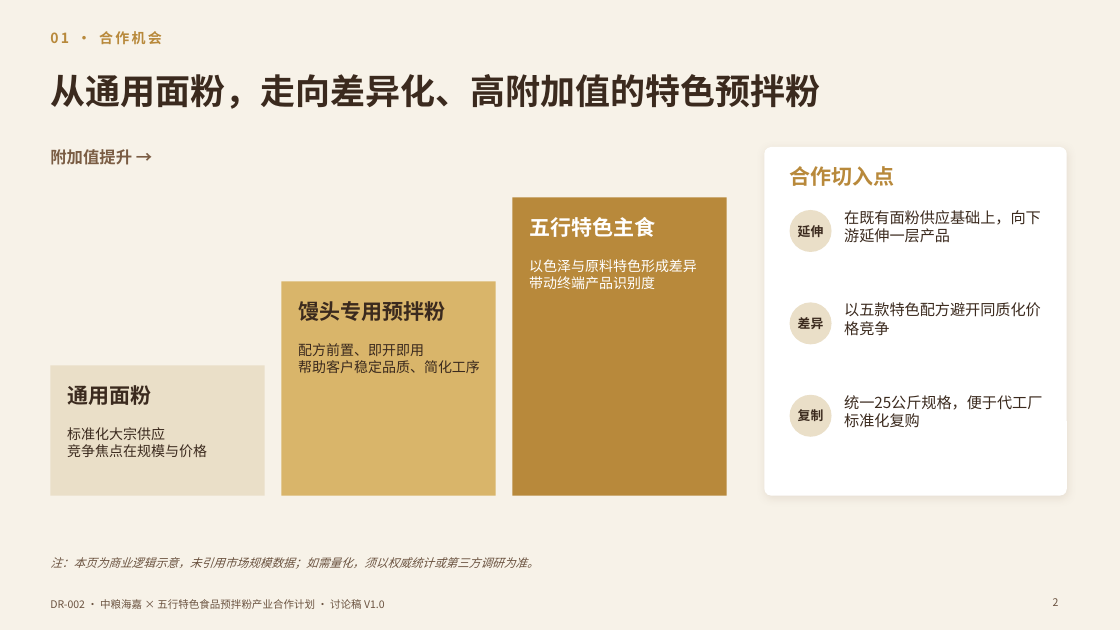
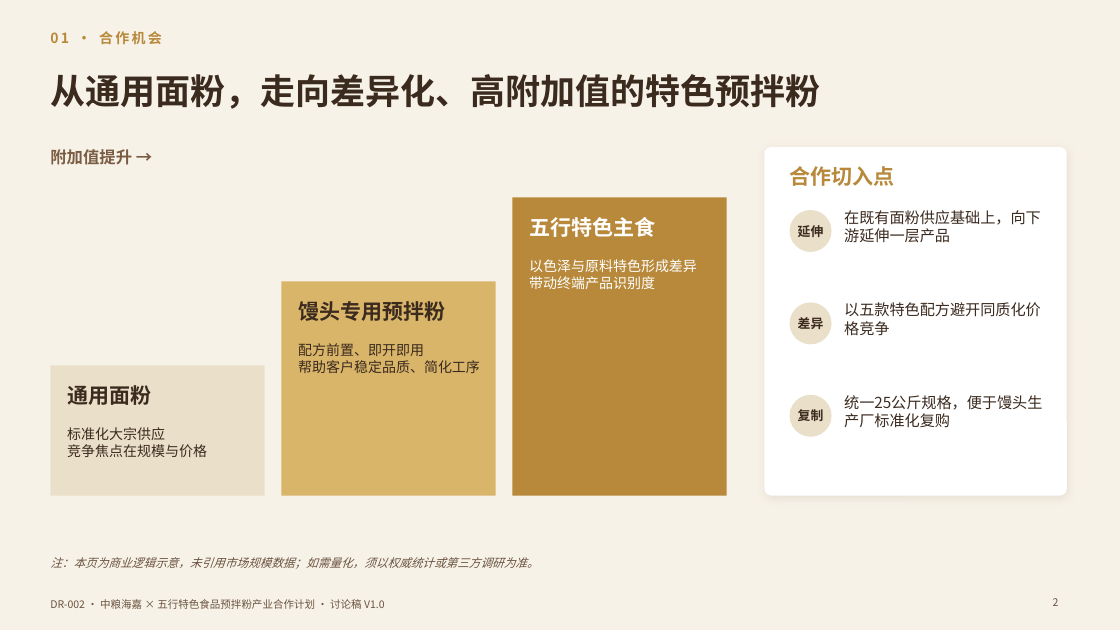
Before and after one commit to yes039/yes039, a slide deck: slide 2 of DR-002/DR-002_中粮海嘉五行预拌粉合作计划_V1.0.pptx. Drawn at 1120x630 pixels with LibreOffice and Linux fonts; fonts in the diff are those of the drawing. Boxes give left, top, right and bottom in pixels: in the first picture for what was removed or moved away, otherwise in the second. Text is boxed around its words. In the diff, an @@ line names an element or a change of style, - is before the commit and + after.

```diff
--- a/DR-002/DR-002_中粮海嘉五行预拌粉合作计划_V1.0.pptx
+++ b/DR-002/DR-002_中粮海嘉五行预拌粉合作计划_V1.0.pptx
@@ text at box(844, 395, 1042, 428): text changed @@
-统一25公斤规格，便于代工厂标准化复购
+统一25公斤规格，便于馒头生产厂标准化复购
```
Also in this commit, not shown: 9 other slides changed, 3 other files.
